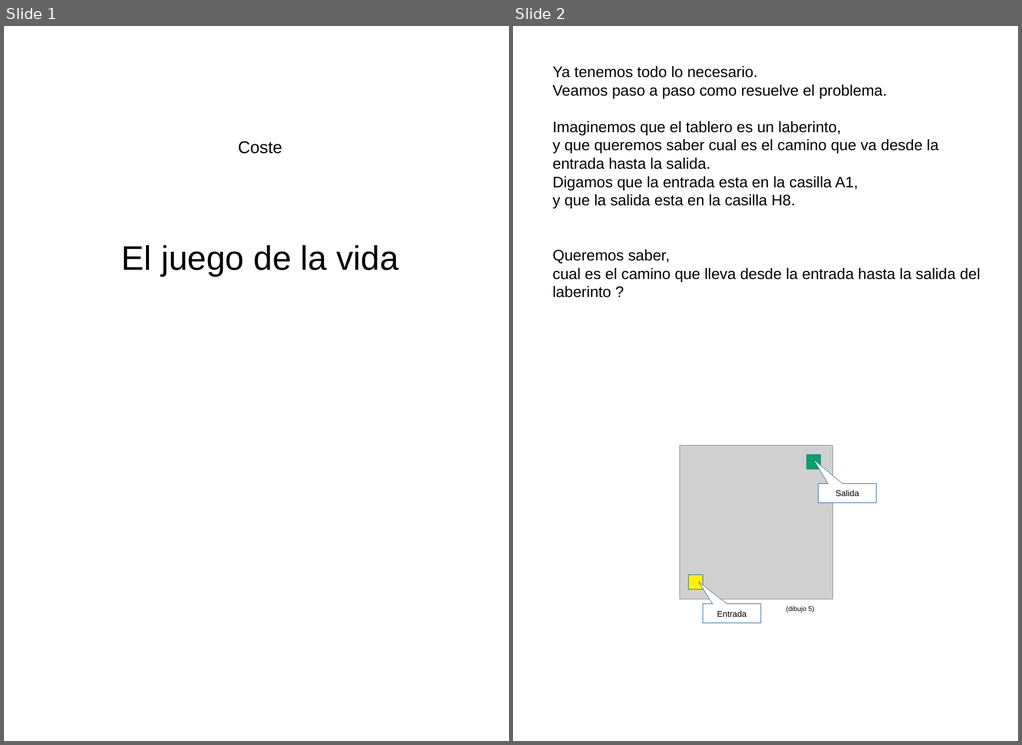
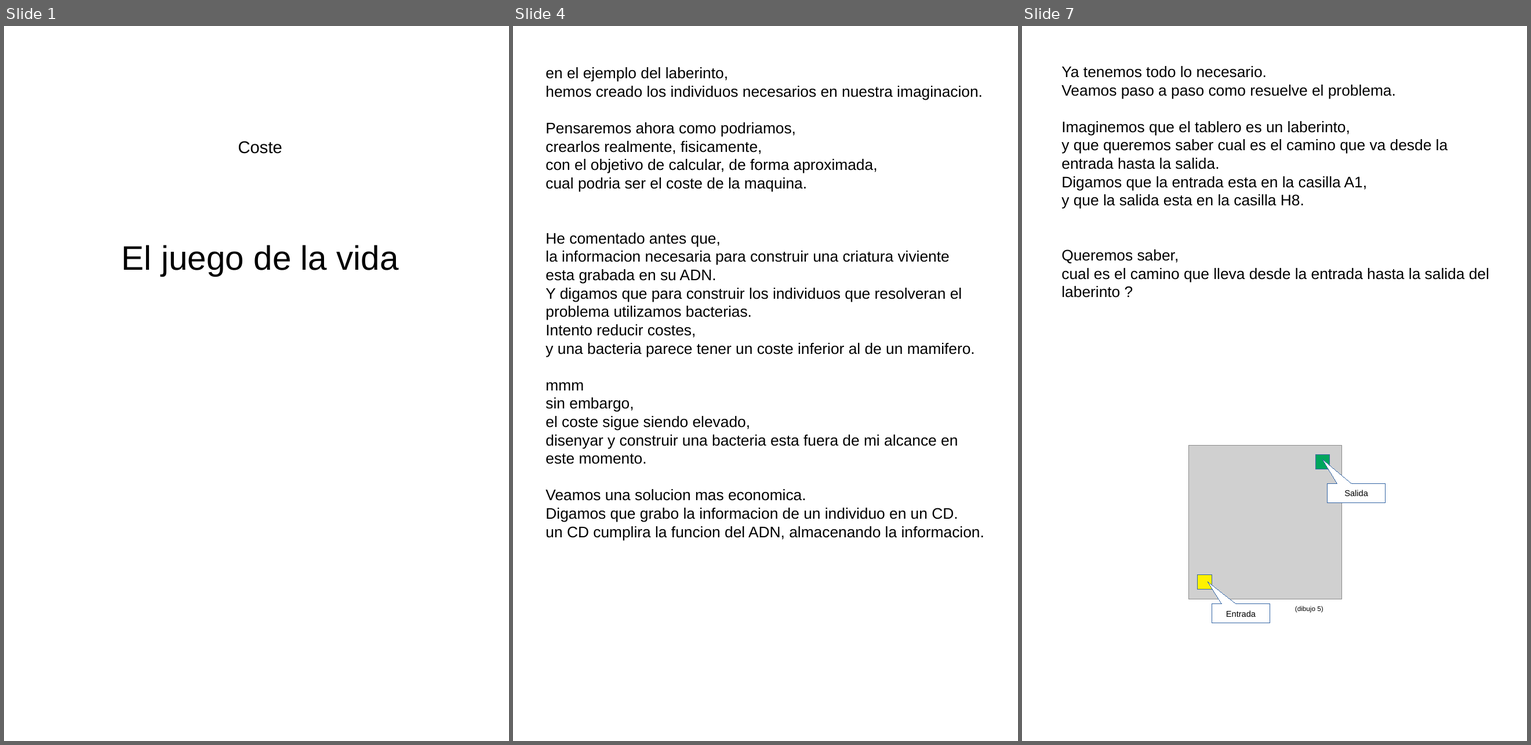
Before and after one commit to fabhrius/La-Cosa, a slide deck: capitulos/Coste/Coste.odp. Shown side by side, each under a label of ours: slides 1 and 2 before the commit, slides 1, 4 and 7 after it; the slides between them are not shown. The pictures are 1022x745 and 1531x745 pixels, drawn with LibreOffice and Linux fonts; fonts in the diff are those of the drawing; grey boxes stand for pictures. Boxes give left, top, right and bottom in pixels: in the first picture for what was removed or moved away, otherwise in the second. Text is boxed around its words. In the diff, an @@ line names an element or a change of style, - is before the commit and + after.

Commit message:
Coste.odp - inicio

```diff
--- a/capitulos/Coste/Coste.odp
+++ b/capitulos/Coste/Coste.odp
@@ slide 4 added at (x1=513, y1=26, x2=1018, y2=741), background #FFFFFF @@
@@ text added at (x1=545, y1=67, x2=985, y2=540), 18 pt, text #000000 @@
+en el ejemplo del laberinto,
+hemos creado los individuos necesarios en nuestra imaginacion.
+Pensaremos ahora como podriamos,
+crearlos realmente, fisicamente,
+con el objetivo de calcular, de forma aproximada,
+cual podria ser el coste de la maquina.
+He comentado antes que,
+la informacion necesaria para construir una criatura viviente
+esta grabada en su ADN.
+Y digamos que para construir los individuos que resolveran el problema utilizamos bacterias.
+Intento reducir costes,
+y una bacteria parece tener un coste inferior al de un mamifero.
+mmm
+sin embargo,
+el coste sigue siendo elevado,
+disenyar y construir una bacteria esta fuera de mi alcance en este momento.
+Veamos una solucion mas economica.
+Digamos que grabo la informacion de un individuo en un CD.
+un CD cumplira la funcion del ADN, almacenando la informacion.
@@ what was slide 2 is now slide 7 @@
```
Also in this commit, not shown: 4 other slides added, 1 other file.
